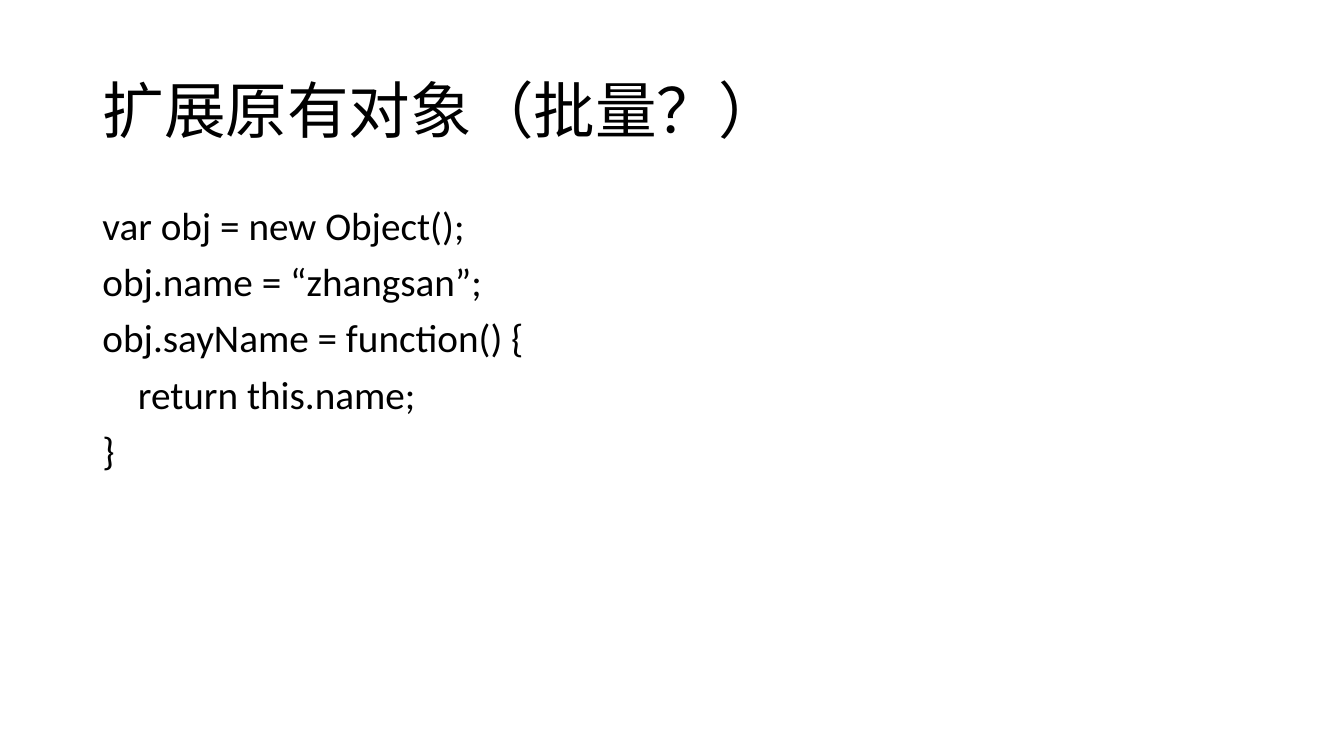
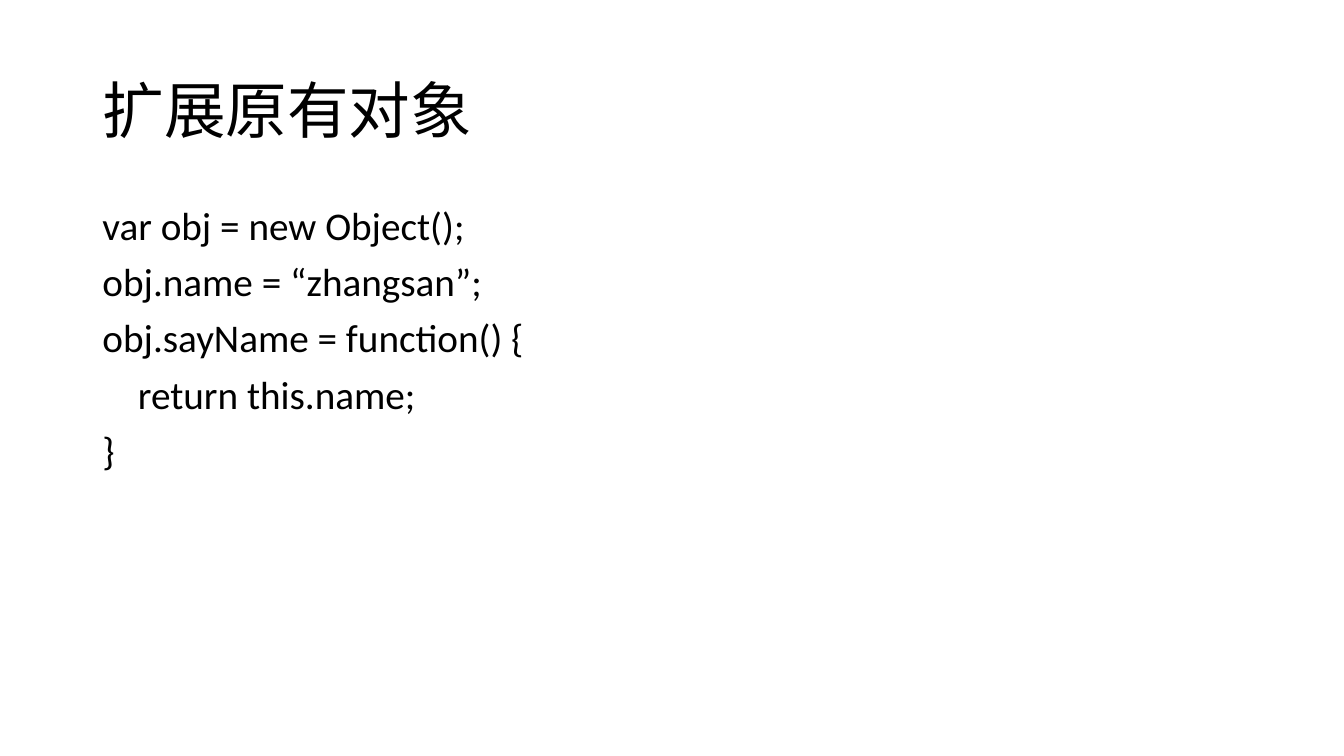
Before and after one commit to logan2013/java8, a slide deck: slide 15 of JavaScript.pptx. Drawn at 1344x756 pixels with LibreOffice and Linux fonts; fonts in the diff are those of the drawing. Boxes give left, top, right and bottom in pixels: in the first picture for what was removed or moved away, otherwise in the second. Text is boxed around its words. In the diff, an @@ line names an element or a change of style, - is before the commit and + after.

```diff
--- a/JavaScript.pptx
+++ b/JavaScript.pptx
@@ title at [102,81,472,138]: text changed @@
-扩展原有对象（批量？）
+扩展原有对象
```
Also in this commit, not shown: 6 other slides changed, 1 slide added, 1 slide removed, 25 other files.
